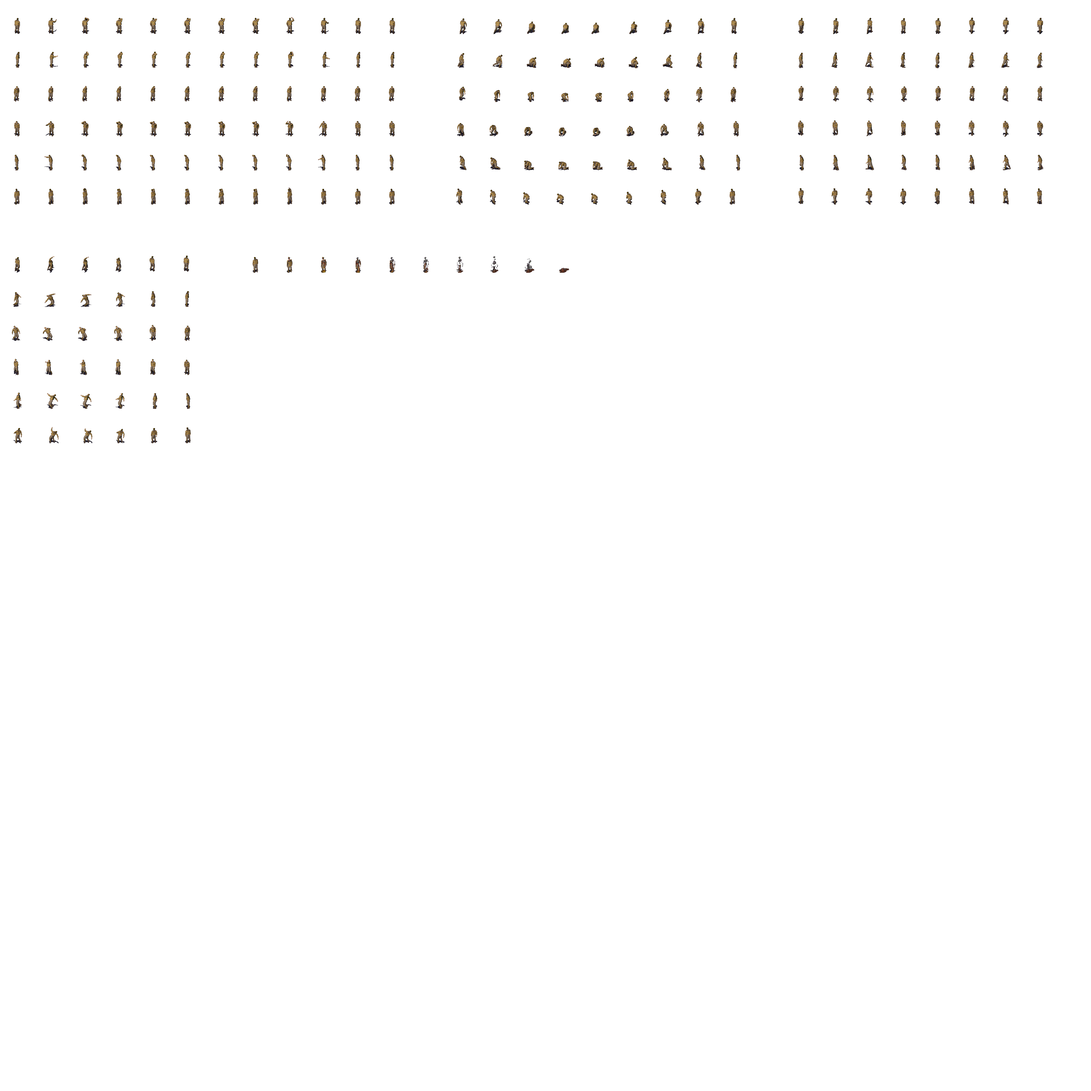
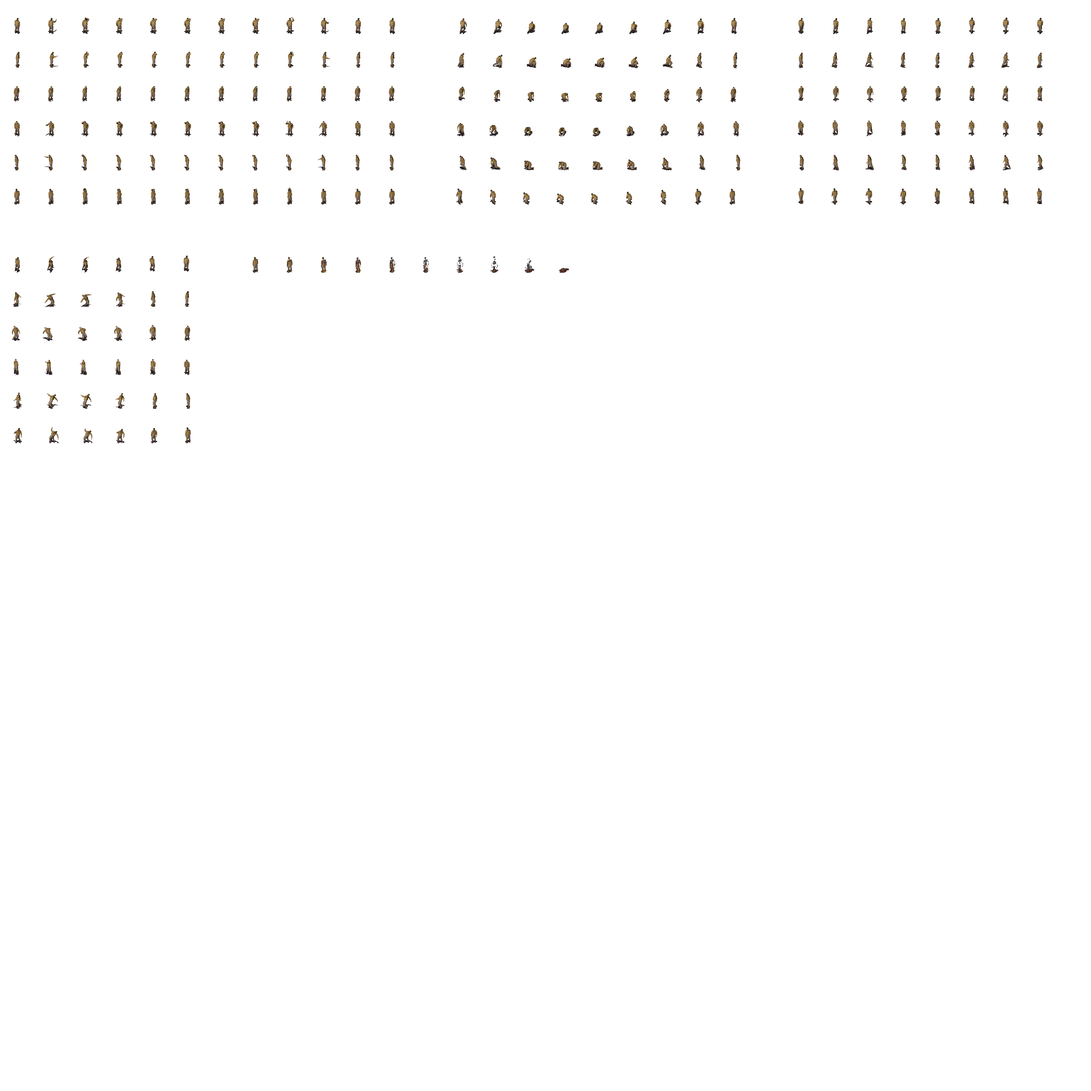
Comparing the layer stacks of the two w=1091, h=1091 images. Changes:
painted on "Pick Up" over bbox(458, 18, 705, 103)
